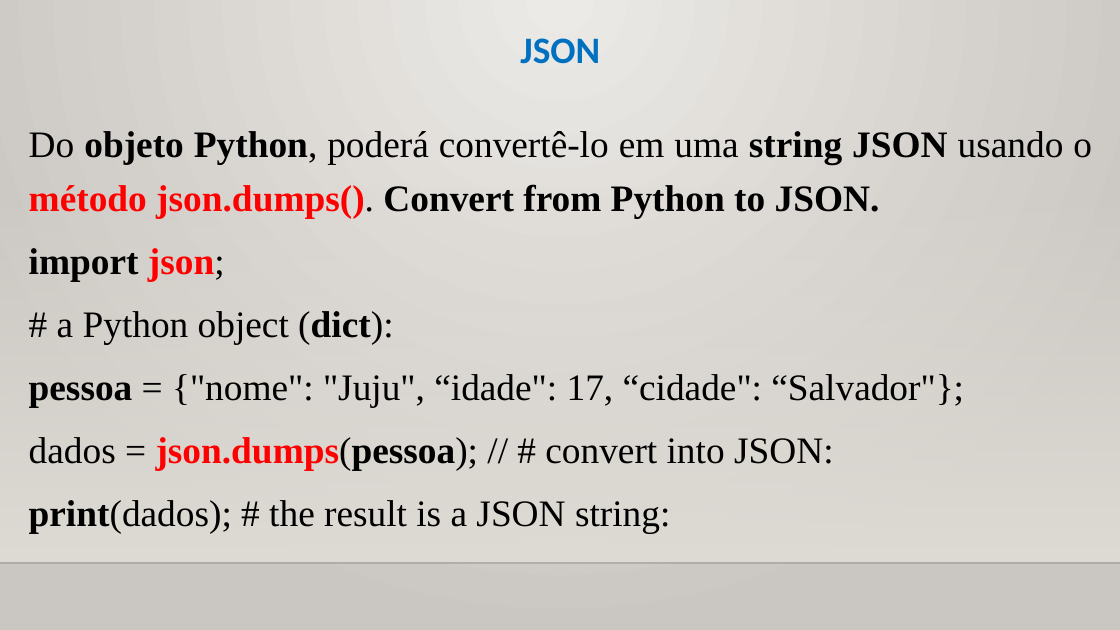
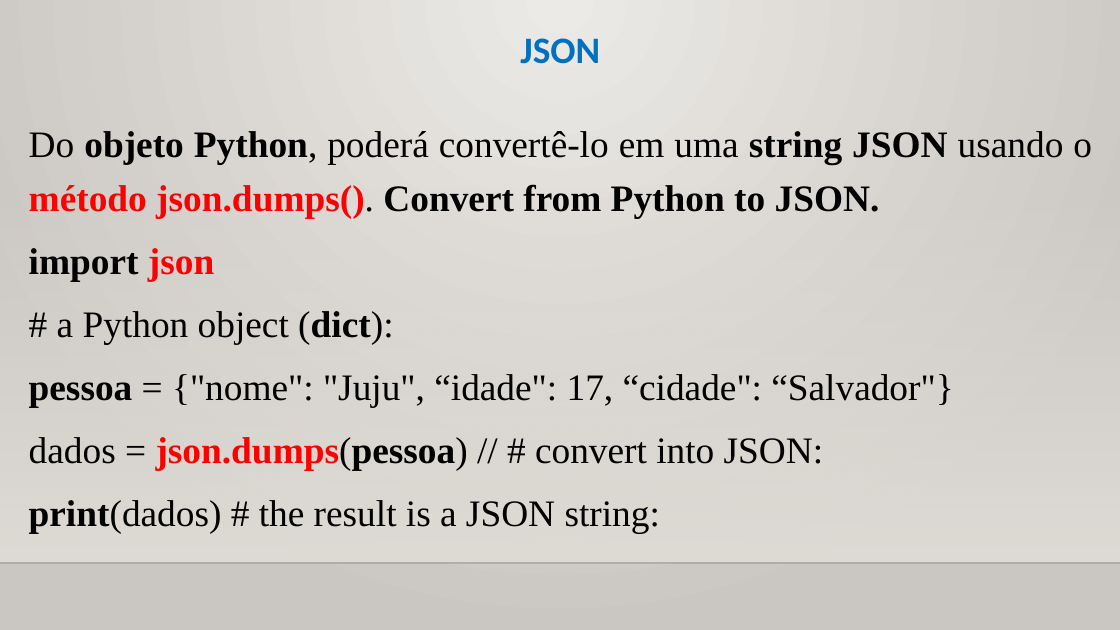
Before and after one commit to CloudEducationBrazil/WydenPythonParadigmas, a slide deck: slide 5 of 01 Classes/Aula 10 Programação Python - Arquivos e JSON.pptx. Drawn at 1120x630 pixels with LibreOffice and Linux fonts; fonts in the diff are those of the drawing; background and template pictures are left out. Boxes give left, top, right and bottom in pixels: in the first picture for what was removed or moved away, otherwise in the second. Text is boxed around its words. In the diff, an @@ line names an element or a change of style, - is before the commit and + after.

```diff
--- a/01 Classes/Aula 10 Programação Python - Arquivos e JSON.pptx
+++ b/01 Classes/Aula 10 Programação Python - Arquivos e JSON.pptx
@@ text at (29, 248, 214, 281): text changed @@
-import json;
+import json
@@ text at (29, 374, 953, 533): text changed @@
-pessoa = {"nome": "Juju", “idade": 17, “cidade": “Salvador"};
-dados = json.dumps(pessoa); // # convert into JSON:
-print(dados); # the result is a JSON string:
+pessoa = {"nome": "Juju", “idade": 17, “cidade": “Salvador"}
+dados = json.dumps(pessoa) // # convert into JSON:
+print(dados) # the result is a JSON string:
```
Also in this commit, not shown: 14 other slides changed, 1 slide removed, 8 other files.
